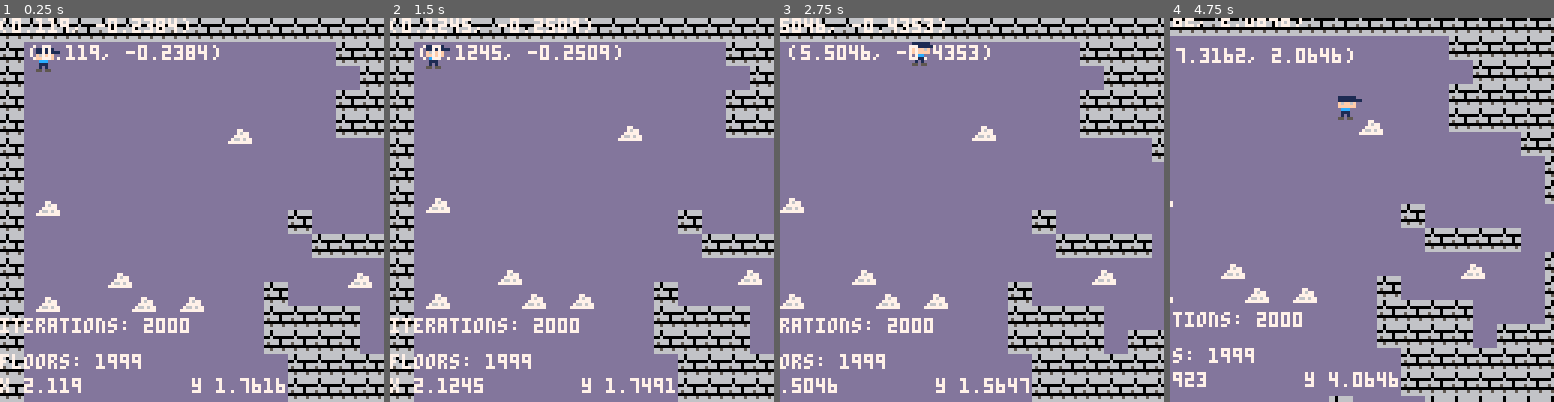
Above: before the commit, frames 1-4 (left to right).
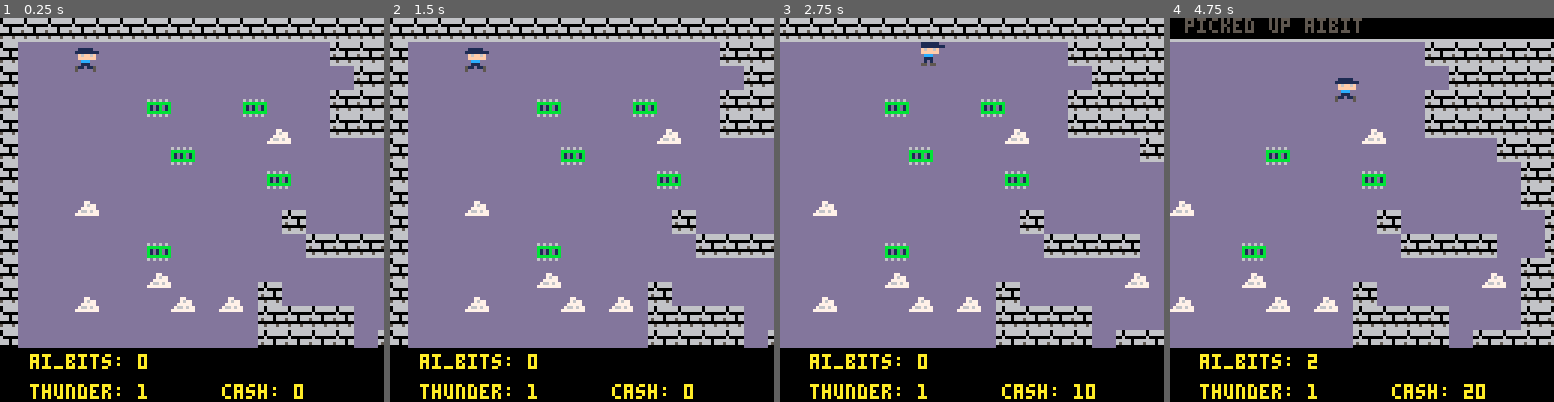
Above: after the commit, the same moments.

Repository: dfirebaugh/j46k
Game: PICO-8 cartridge j46k.p8
The game is run twice, just before and just after one commit, with the same random seed, the same clock (stepped at 60 frames per second) and the same inputs.
Inputs:
- Up to frame 1 (0.25 s): no input
- Up to frame 2 (1.5 s): no input
- Up to frame 3 (2.75 s): hold Right 1.6-2.1 s; hold Up 2.15-2.42 s; hold Right from 2.47 s (still down)
- Up to frame 4 (4.75 s): release Right at 3.03 s; hold Left 3.08-3.58 s; hold Down 3.63-3.97 s; hold Right 4.02-4.68 s; hold Up from 4.73 s (still down)

The runs differ from the first frame. In frame 1, 25% of the frame differs, in the area x 0-100%, y 0-100%; in frame 2, 25%; in frame 3, 24%; in frame 4, 38%.

Commit message:
adding some item collision and powerups

Diff:
--- a/j46k.p8
+++ b/j46k.p8
@@ -4,7 +4,7 @@
 -- j46k
 -- by dfire
 
---[[const]] debug = 1
+--[[const]] debug = 0
 
 --[[const]] mapsize = 64
 --[[const]] startx = 1
@@ -17,11 +17,51 @@
 --[[const]] lady_spawn_chance = 2
 --[[const]] spider_spawn_chance = 2
 --[[const]] tsnow_spawn_chance = 6
-
+--[[const]] aibit_spawn_chance = 4
+
+-- sprites
+--[[const]] tsnow_sprite = 32
+--[[const]] lady_sprite = 48
+--[[const]] spidy_sprite = 36
+--[[const]] aibit_sprite = 20
+
+--[[const]] lady_attack_modifier = 20
+--[[const]] lady_inertia_cap = 1
+--[[const]] lady_inertia_inc = .1
+--[[const]] lady_bounce = .6
+
+--[[const]] jon_sprite = 0
+--[[const]] jon_attack_modifier = 1
+--[[const]] thunder_power_attack_modifier = 1
+
+-- tsnow_increment is how much
+--  it will increase jon's thunderpower
+--[[const]] tsnow_increment = 10
+--[[const]] spidy_health = 100
 
 -- music(0)
 cam_x = 0
 cam_y = 0
+
+last = 0
+msg_color = 1
+
+function check_for_message()
+  if flr(time()) - last == 2 then
+    gmsg = nil
+  end
+
+  if (gmsg != nil) then
+    rectfill(0, 0, 128, 6, 0)
+    print(gmsg, 5, 0, msg_color)
+  end
+end
+
+function message(msg)
+    last = flr(time())
+    msg_color = (msg_color + 1) % 15 + 1
+    gmsg = msg
+end
 
 function _init()
 
@@ -42,6 +82,9 @@
 function _update()
   control_player(jon)
   foreach(actor, move_actor)
+  if time() % 2 == 0 then
+    payday()
+  end
 end
 
 function _draw()
@@ -61,12 +104,18 @@
     print("x "..jon.x,0,120,7)
     print("y "..jon.y,64,120,7)
     print('('..cam_x..', '..cam_y..')', 0, 0, 7)
-    print('('..cam_x..', '..cam_y..')', cam_x + 10, cam_y+10, 7)
-  end
-  -- camera(jon.dx, jon.dy)
+  end
+
   camera()
-end
-
+  print_game_info()
+end
+
+function print_game_info()
+  rectfill(0, 110, 128, 128, 0)
+  check_for_message()
+  print("thunder: "..jon.thunder_power.."      cash: "..jon.cash, 10, 122, 10)
+  print("ai_bits: "..jon.aibits, 10, 112, 10)
+end
 -->8
 -- actor
 actor = {} --all actors in world
@@ -80,7 +129,7 @@
       local tile = mget(i,j)
       if (tile == floor and check_neighbors(i, j)) then
         if (rnd(100)+1 < spider_spawn_chance) then
-          place_spider(i, j)
+          place_spidy(i, j)
         end
 
         if (rnd(100)+1 < lady_spawn_chance) then
@@ -89,6 +138,10 @@
 
         if (rnd(100)+1 < tsnow_spawn_chance) then
           place_tsnow(i, j)
+        end
+
+        if (rnd(100)+1 < aibit_spawn_chance) then
+          place_aibit(i, j)
         end
       end
     end
@@ -104,13 +157,12 @@
   a.x = x
   a.y = y
   a.spritesize = 1
-  a.dx=0.05
+  a.dx=1
   a.dy=-0.1
   a.inertia=0.5
   a.spr = 16
   a.frame = 0
   a.t = 0
-  a.inertia = 0.6
   a.bounce  = 1
   a.frames=2
 
@@ -169,25 +220,27 @@
   lady = make_actor(x, y)
   lady.spr = 48
   lady.name = "lady"
-  lady.inertia = 1
+  lady.inertia = .8
+  lady.bounce = lady_bounce
   lady.frames = 3
 end
 
-function place_spider(x, y)
+function place_spidy(x, y)
   spidy = make_actor(x, y)
   spidy.spritesize = 2
   spidy.spr = 36
   spidy.name = "spidy"
+  spidy.health = spidy_health
 end
 
 function place_aibit(x, y)
-  aibit = make_actor(8, 12)
+  aibit = make_actor(x, y)
   aibit.spr = 20
 end
 
 function place_tsnow(x, y)
   tsnow = make_actor(x, y)
-  tsnow.spr = 32
+  tsnow.spr = tsnow_sprite
 end
 
 function is_attacker(x, y)
@@ -197,6 +250,32 @@
   -- green toggle button in the
   -- sprite editor)
   return fget(val, 3)
+end
+
+
+-- for any given point on the
+-- map, true if it is tsnow
+-- there.
+function is_tsnow(x, y)
+  -- grab the cell value
+  val=mget(x, y)
+
+  -- check if flag 2 is set (the
+  -- orange toggle button in the
+  -- sprite editor)
+  return fget(val, 2)
+end
+
+-- has_tsnow
+-- check if a rectangle has a
+-- tsnow tile
+function has_tsnow(x,y,w,h)
+
+  return
+    is_tsnow(x-w,y-h) or
+    is_tsnow(x+w,y-h) or
+    is_tsnow(x-w,y+h) or
+    is_tsnow(x+w,y+h)
 end
 
 -- for any given point on the
@@ -225,6 +304,78 @@
     solid(x+w,y-h) or
     solid(x-w,y+h) or
     solid(x+w,y+h)
+end
+
+function delete_actor(a)
+  for i=1, count(actor) do
+    if (actor[i].x == a.x and actor[i].y == a.y) then
+      del(actor, actor[i])
+      return
+    end
+  end
+end
+
+function handle_ai_bit_collision(a, aibit_actor)
+  if(aibit_actor.spr == aibit_sprite) then
+    if (a.player) then
+      jon.aibits += 1
+      message("picked up aibit")
+    end
+    delete_actor(aibit_actor)
+  end
+end
+
+function handle_tsnow_collision(a, a2)
+    -- if actor collides with some thunder snow
+    if(a2.spr == tsnow_sprite) then
+      -- if actor happens to be a lady
+      if (a.spr == lady_sprite) then
+        if (a.inertia > lady_inertia_cap) then
+        else
+          a.inertia = (a.inertia + lady_inertia_inc)
+        end
+      end
+
+      if (a.spr == jon_sprite) then
+        -- cap thunderpower at 100
+        jon.thunder_power = (jon.thunder_power+tsnow_increment > 100) and
+          100 or (jon.thunder_power + 10)
+
+        message("picked up some thunder snow!")
+      end
+
+      delete_actor(a2)
+    end
+end
+
+function handle_spidy_collision(a, spidy)
+  if(spidy.spr == spidy_sprite) then
+      -- if actor happens to be a lady
+      if (a.spr == lady_sprite) then
+        a.inertia -= .1
+        -- reduce spidy's health
+        spidy.health -= lady_attack_modifier
+      end
+
+      if (a.spr == jon_sprite) then
+        spidy.health -= jon_attack_modifier + (jon.thunder_power + thunder_power_attack_modifier)
+        message(jon_attack_modifier + (jon.thunder_power + thunder_power_attack_modifier).." dmg to spidy. lost: aibit")
+        if (jon.aibits > 0) then
+          jon.aibits -= 1
+        end
+      end
+
+      if (spidy.health < 0) then
+        delete_actor(spidy)
+      end
+  end
+end
+
+function handle_lady_collision(player_actor, lady_actor)
+  if(lady_actor.spr == lady_sprite and player_actor.spr == jon_sprite) then
+    -- reduce jon's cash
+    jon.cash -= 1
+  end
 end
 
 -- true if a will hit another
@@ -244,18 +395,29 @@
       -- without sticking together
       if (dx != 0 and abs(x) <
           abs(a.x-a2.x)) then
-      v=a.dx + a2.dy
-      a.dx = v/2
-      a2.dx = v/2
-      return true
+        v=a.dx + a2.dy
+        a.dx = v/2
+        a2.dx = v/2
+
+        handle_tsnow_collision(a, a2)
+        handle_spidy_collision(a, a2)
+        handle_lady_collision(a, a2)
+        handle_ai_bit_collision(a, a2)
+
+        return true
       end
 
       if (dy != 0 and abs(y) <
           abs(a.y-a2.y)) then
-      v=a.dy + a2.dy
-      a.dy=v/2
-      a2.dy=v/2
-      return true
+        v=a.dy + a2.dy
+        a.dy=v/2
+        a2.dy=v/2
+        handle_tsnow_collision(a, a2)
+        handle_spidy_collision(a, a2)
+        handle_lady_collision(a, a2)
+        handle_ai_bit_collision(a, a2)
+
+        return true
       end
 
       --return true
@@ -295,9 +457,21 @@
   -- jon
   jon = make_actor(startx+1, starty+1)
   jon.spr = 0
+  jon.thunder_power = 1
+  jon.cash = 0
+  jon.frames = 3
+  jon.player = true
+  jon.aibits = 0
+end
+
+function payday()
+  jon.cash += 10
 end
 
 function control_player(pl)
+  local prev_x = pl.x
+  local prev_y = pl.y
+
   -- how fast to accelerate
   accel = 0.1
   if (btn(0)) then
@@ -314,16 +488,14 @@
   end
 
   -- check to see if we need to move the camera
-  if not solid_a(pl, pl.dx, 0) then
+  if flr(prev_x) == flr(pl.x) then
     cam_x += pl.dx
-    print(pl.dx)
   end
 
     -- ditto for y
-  if not solid_a(pl, 0, pl.dy) then
+  if flr(prev_y) == flr(pl.y) then
     cam_y += pl.dy
   end
-
 
   -- play a sound if moving
   -- (every 4 ticks)
@@ -605,7 +777,7 @@
 
 
 __gff__
-0000000000000002000000000000000000000000000000000000000000000000000000000000000000000000000000000606060000000000000000000000000000000000000000000000000000000000000000000000000000000000000000000000000000000000000000000000000000000000000000000000000000000000
+0000000000000002000000000000000000000000000000000000000000000000040404000000000000000000000000000606060000000000000000000000000000000000000000000000000000000000000000000000000000000000000000000000000000000000000000000000000000000000000000000000000000000000
 0000000000000000000000000000000000000000000000000000000000000000000000000000000000000000000000000000000000000000000000000000000000000000000000000000000000000000000000000000000000000000000000000000000000000000000000000000000000000000000000000000000000000000
 
 
